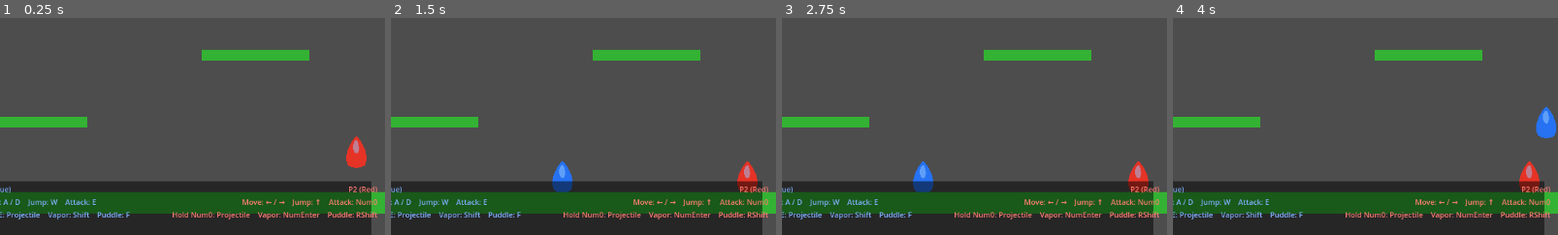
Above: before the commit, frames 1-4 (left to right).
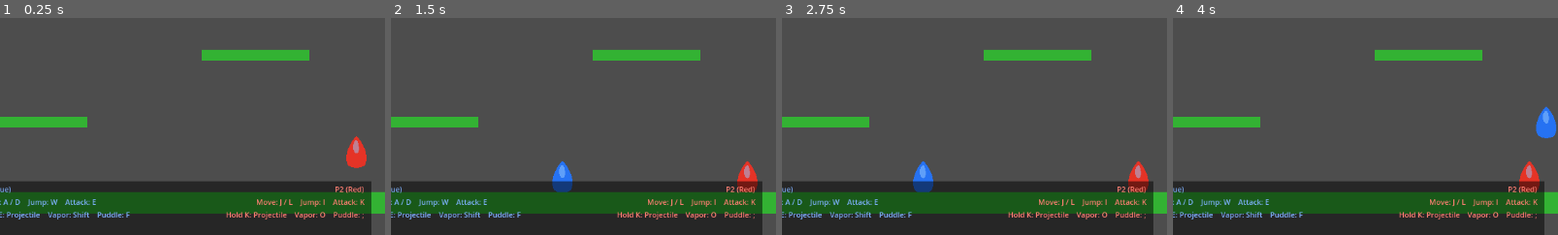
Above: after the commit, the same moments.

Repository: yhovart/smash-hero-rockit
Game: Godot game, scene res://main.tscn
Two runs of this game, one before a commit and one after it. Both use one fixed random seed, a clock stepped at 60 frames per second and the inputs below.
Inputs:
- Up to frame 1 (0.25 s): no input
- Up to frame 2 (1.5 s): hold D (p1_right) from 0.53 s (still down); tap E (p1_attack) at 0.6 s; tap W (p1_jump) at 0.77 s; tap F (p1_puddle) at 1.35 s
- Up to frame 3 (2.75 s): tap W (p1_jump) at 1.52 s; release D (p1_right) at 2.03 s; hold A (p1_left) from 2.03 s (still down); tap Shift (p1_vapor) at 2.1 s
- Up to frame 4 (4 s): release A (p1_left) at 2.78 s; hold D (p1_right) from 2.78 s (still down); tap E (p1_attack) at 2.85 s; tap W (p1_jump) at 3.02, 3.77 s; tap F (p1_puddle) at 3.6 s
The pictures show only the part of the screen within x 28-78%, y 50-100%; the shares and areas given below are measured in that part.

The runs differ from the first frame. In frame 1, 1.7% of the frame differs, in the area x 44-98%, y 77-93%; in frame 2, 1.7%; in frame 3, 1.7%; in frame 4, 1.7%.

Commit message:
gameplay refinements

Diff:
--- a/main.tscn
+++ b/main.tscn
@@ -21,9 +21,11 @@
 
 [node name="Player1" parent="." groups=["player"] instance=ExtResource("1_player")]
 position = Vector2(300, 500)
+spawn_position = Vector2(300, 500)
 
 [node name="Player2" parent="." groups=["player"] instance=ExtResource("1_player")]
 position = Vector2(850, 500)
+spawn_position = Vector2(850, 500)
 action_left = "p2_left"
 action_right = "p2_right"
 action_jump = "p2_jump"
@@ -106,8 +108,8 @@
 offset_right = 582.0
 offset_bottom = 76.0
 text = "P2 (Red)
-Move: ← / →    Jump: ↑    Attack: Num0
-Hold Num0: Projectile    Vapor: NumEnter    Puddle: RShift"
+Move: J / L    Jump: I    Attack: K
+Hold K: Projectile    Vapor: O    Puddle: ;"
 theme_override_font_sizes/font_size = 11
 theme_override_colors/font_color = Color(1.0, 0.5, 0.45, 1.0)
 horizontal_alignment = 2
--- a/player/player.gd
+++ b/player/player.gd
@@ -21,6 +21,7 @@
 @export var action_vapor := "p1_vapor"
 @export var action_puddle := "p1_puddle"
 @export var body_color := Color(0.15, 0.45, 0.95, 1.0)
+@export var spawn_position := Vector2(300, 500)
 
 var projectile_scene: PackedScene = preload("res://player/water_projectile.tscn")
 
@@ -83,6 +84,25 @@
 
 	move_and_slide()
 
+	if global_position.y > 700.0:
+		_fall_death()
+
+func _fall_death() -> void:
+	died.emit()
+	hits_taken = 0
+	hit_changed.emit(hits_taken)
+	_reset_to_spawn()
+
+func _reset_to_spawn() -> void:
+	if form != Form.WATER:
+		_exit_form()
+	is_charging = false
+	$ChargeVisual.visible = false
+	charge_time = 0.0
+	invincible_timer = HIT_INVINCIBILITY
+	global_position = spawn_position
+	velocity = Vector2.ZERO
+
 func _handle_form_switch(delta: float) -> void:
 	if puddle_buffer > 0.0:
 		puddle_buffer -= delta
@@ -121,14 +141,14 @@
 		return
 
 	if is_charging:
-		charge_time += delta
-		$ChargeVisual.visible = true
-		$ChargeVisual.position.x = facing * 16.0
-		var charge_ratio := clampf(charge_time / CHARGE_THRESHOLD, 0.0, 1.0)
-		$ChargeVisual.scale = Vector2.ONE * (0.5 + charge_ratio * 0.8)
-		$ChargeVisual.modulate.a = 0.4 + charge_ratio * 0.6
-
-		if Input.is_action_just_released(action_attack):
+		if Input.is_action_pressed(action_attack):
+			charge_time += delta
+			$ChargeVisual.visible = true
+			$ChargeVisual.position.x = facing * 16.0
+			var charge_ratio := clampf(charge_time / CHARGE_THRESHOLD, 0.0, 1.0)
+			$ChargeVisual.scale = Vector2.ONE * (0.5 + charge_ratio * 0.8)
+			$ChargeVisual.modulate.a = 0.4 + charge_ratio * 0.6
+		else:
 			is_charging = false
 			$ChargeVisual.visible = false
 			if charge_time >= CHARGE_THRESHOLD and projectile_cooldown_timer <= 0.0:
@@ -243,8 +263,12 @@
 		died.emit()
 		hits_taken = 0
 		hit_changed.emit(hits_taken)
-		global_position = Vector2(576, 400)
-		velocity = Vector2.ZERO
+		_reset_to_spawn()
+
+func _on_attack_hitbox_area_entered(area: Area2D) -> void:
+	if area.has_method("reflect") and area.owner_node != self:
+		area.reflect(self)
+		area.modulate = body_color.lightened(0.3)
 
 func _on_attack_hitbox_body_entered(other: Node2D) -> void:
 	if other == self or not other.is_in_group("player"):
--- a/player/player.tscn
+++ b/player/player.tscn
@@ -60,8 +60,9 @@
 [node name="AttackHitbox" type="Area2D" parent="."]
 position = Vector2(20, 0)
 collision_layer = 0
-collision_mask = 1
+collision_mask = 9
 monitoring = false
+monitorable = false
 
 [node name="AttackShape" type="CollisionShape2D" parent="AttackHitbox"]
 shape = SubResource("RectangleShape2D_attack")
@@ -79,3 +80,4 @@
 polygon = PackedVector2Array(0, -8, 6, -4, 6, 4, 0, 8, -6, 4, -6, -4)
 
 [connection signal="body_entered" from="AttackHitbox" to="." method="_on_attack_hitbox_body_entered"]
+[connection signal="area_entered" from="AttackHitbox" to="." method="_on_attack_hitbox_area_entered"]
--- a/player/water_projectile.gd
+++ b/player/water_projectile.gd
@@ -6,8 +6,15 @@
 var direction := 1.0
 var owner_node: Node2D = null
 var timer := 0.0
+var arm_frames := 0
+
+func _ready() -> void:
+	monitoring = false
 
 func _physics_process(delta: float) -> void:
+	arm_frames += 1
+	if arm_frames == 3 and not monitoring:
+		monitoring = true
 	position.x += direction * SPEED * delta
 	timer += delta
 	$Visual.rotation += direction * 8.0 * delta
@@ -21,6 +28,12 @@
 		hit_body.take_hit(1, direction)
 	_splash()
 
+func reflect(new_owner: Node2D) -> void:
+	direction *= -1.0
+	owner_node = new_owner
+	timer = 0.0
+	$Visual.rotation = 0.0
+
 func _splash() -> void:
 	$Visual.visible = false
 	$Particles.emitting = true
--- a/player/water_projectile.tscn
+++ b/player/water_projectile.tscn
@@ -8,6 +8,7 @@
 [node name="WaterProjectile" type="Area2D"]
 collision_layer = 8
 collision_mask = 1
+monitoring = false
 script = ExtResource("1_script")
 
 [node name="Visual" type="Polygon2D" parent="."]
--- a/project.godot
+++ b/project.godot
@@ -49,32 +49,32 @@
 }
 p2_left={
 "deadzone": 0.2,
-"events": [Object(InputEventKey,"resource_local_to_scene":fa …(140 unchanged characters)… d":false,"keycode":0,"physical_keycode":4194319,"key_label":0,"unicode":0,"location":0,"echo":false,"script":null)
+"events": [Object(InputEventKey,"resource_local_to_scene":fa …(140 unchanged characters)… d":false,"keycode":0,"physical_keycode":74,"key_label":0,"unicode":0,"location":0,"echo":false,"script":null)
 ]
 }
 p2_right={
 "deadzone": 0.2,
-"events": [Object(InputEventKey,"resource_local_to_scene":fa …(140 unchanged characters)… d":false,"keycode":0,"physical_keycode":4194321,"key_label":0,"unicode":0,"location":0,"echo":false,"script":null)
+"events": [Object(InputEventKey,"resource_local_to_scene":fa …(140 unchanged characters)… d":false,"keycode":0,"physical_keycode":76,"key_label":0,"unicode":0,"location":0,"echo":false,"script":null)
 ]
 }
 p2_jump={
 "deadzone": 0.2,
-"events": [Object(InputEventKey,"resource_local_to_scene":fa …(140 unchanged characters)… d":false,"keycode":0,"physical_keycode":4194320,"key_label":0,"unicode":0,"location":0,"echo":false,"script":null)
+"events": [Object(InputEventKey,"resource_local_to_scene":fa …(140 unchanged characters)… d":false,"keycode":0,"physical_keycode":73,"key_label":0,"unicode":0,"location":0,"echo":false,"script":null)
 ]
 }
 p2_attack={
 "deadzone": 0.2,
-"events": [Object(InputEventKey,"resource_local_to_scene":fa …(140 unchanged characters)… d":false,"keycode":0,"physical_keycode":4194438,"key_label":0,"unicode":0,"location":0,"echo":false,"script":null)
+"events": [Object(InputEventKey,"resource_local_to_scene":fa …(140 unchanged characters)… d":false,"keycode":0,"physical_keycode":75,"key_label":0,"unicode":0,"location":0,"echo":false,"script":null)
 ]
 }
 p2_vapor={
 "deadzone": 0.2,
-"events": [Object(InputEventKey,"resource_local_to_scene":fa …(140 unchanged characters)… d":false,"keycode":0,"physical_keycode":4194335,"key_label":0,"unicode":0,"location":0,"echo":false,"script":null)
+"events": [Object(InputEventKey,"resource_local_to_scene":fa …(140 unchanged characters)… d":false,"keycode":0,"physical_keycode":79,"key_label":0,"unicode":0,"location":0,"echo":false,"script":null)
 ]
 }
 p2_puddle={
 "deadzone": 0.2,
-"events": [Object(InputEventKey,"resource_local_to_scene":fa …(140 unchanged characters)… d":false,"keycode":0,"physical_keycode":4194328,"key_label":0,"unicode":0,"location":0,"echo":false,"script":null)
+"events": [Object(InputEventKey,"resource_local_to_scene":fa …(140 unchanged characters)… d":false,"keycode":0,"physical_keycode":59,"key_label":0,"unicode":0,"location":0,"echo":false,"script":null)
 ]
 }
 
